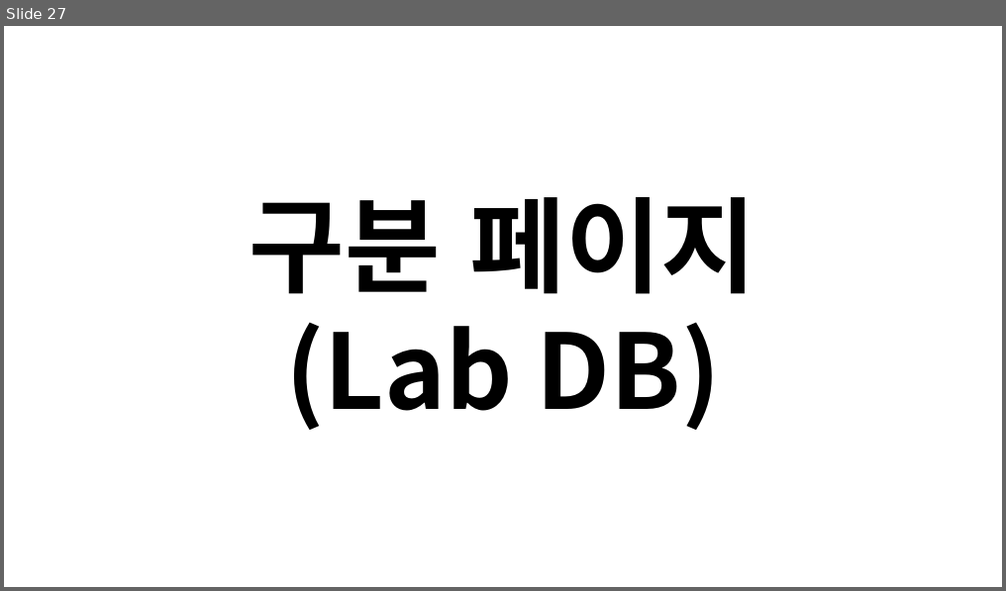
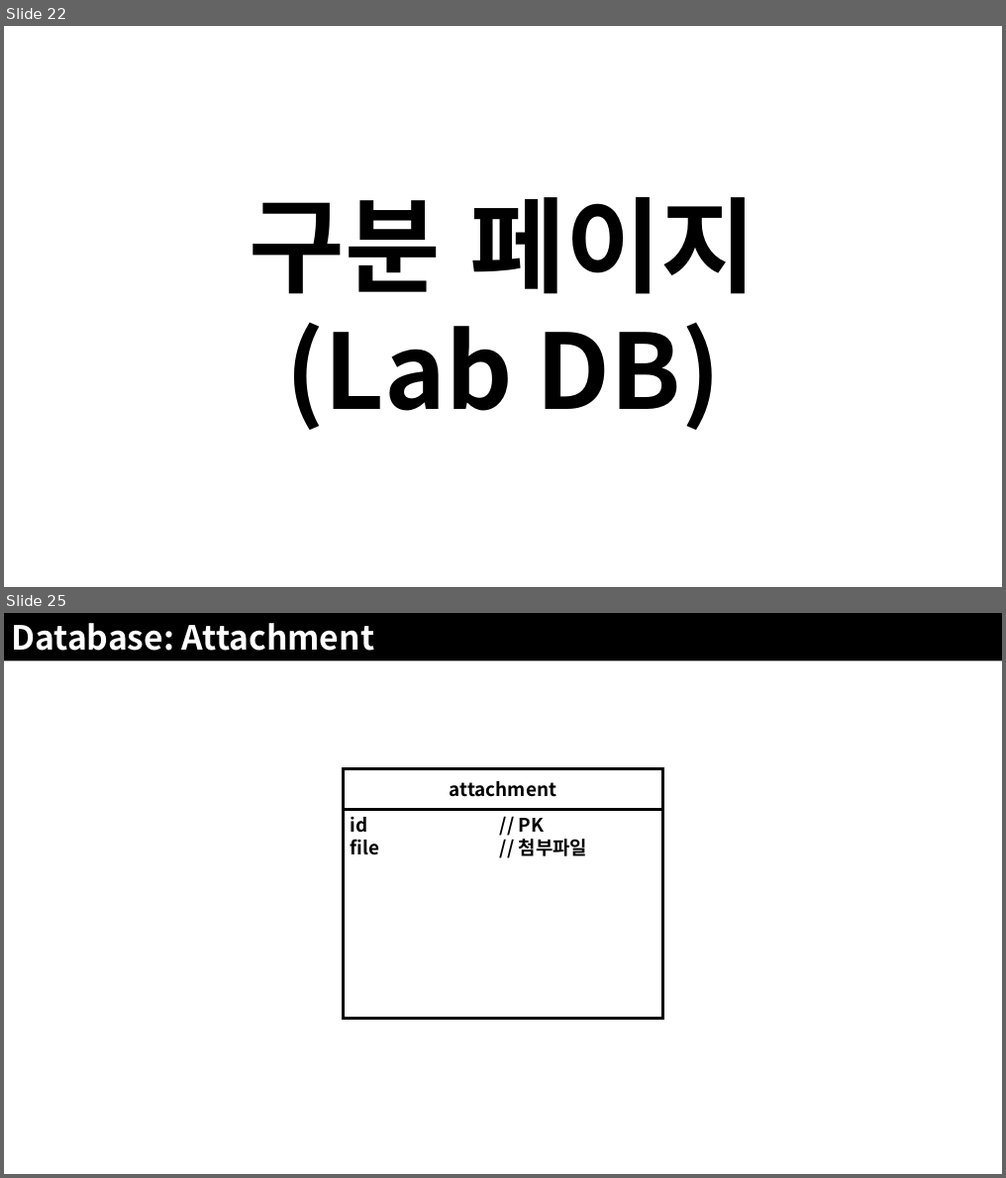
Before and after one commit to JoSihun/CGVR_Lab, a slide deck: documents/01_프로젝트_개발계획.pptx. Shown one above the other, each under a label of ours: slide 27 before the commit, slides 22 and 25 after it; the slides between them are not shown. The pictures are 1006x591 and 1006x1178 pixels, drawn with LibreOffice and Linux fonts; fonts in the diff are those of the drawing. Boxes give left, top, right and bottom in pixels: in the first picture for what was removed or moved away, otherwise in the second. Text is boxed around its words. In the diff, an @@ line names an element or a change of style, - is before the commit and + after.

```diff
--- a/documents/01_프로젝트_개발계획.pptx
+++ b/documents/01_프로젝트_개발계획.pptx
@@ slide 25 added at (x1=4, y1=613, x2=1002, y2=1174), background #FFFFFF @@
@@ rectangle added at (x1=4, y1=613, x2=1002, y2=661), fill #000000, 32 pt, text #FFFFFF, bold @@
+Database: Attachment
@@ rectangle added at (x1=344, y1=768, x2=663, y2=810), outline #000000 3 pt, 18 pt, text #000000, bold @@
+attachment
@@ rectangle added at (x1=344, y1=810, x2=663, y2=1019), outline #000000 3 pt, 18 pt, text #000000, bold @@
+id // PK
+file // 첨부파일
@@ what was slide 27 is now slide 22 @@
```
Also in this commit, not shown: 9 slides changed, 10 other slides added, 5 slides removed.
